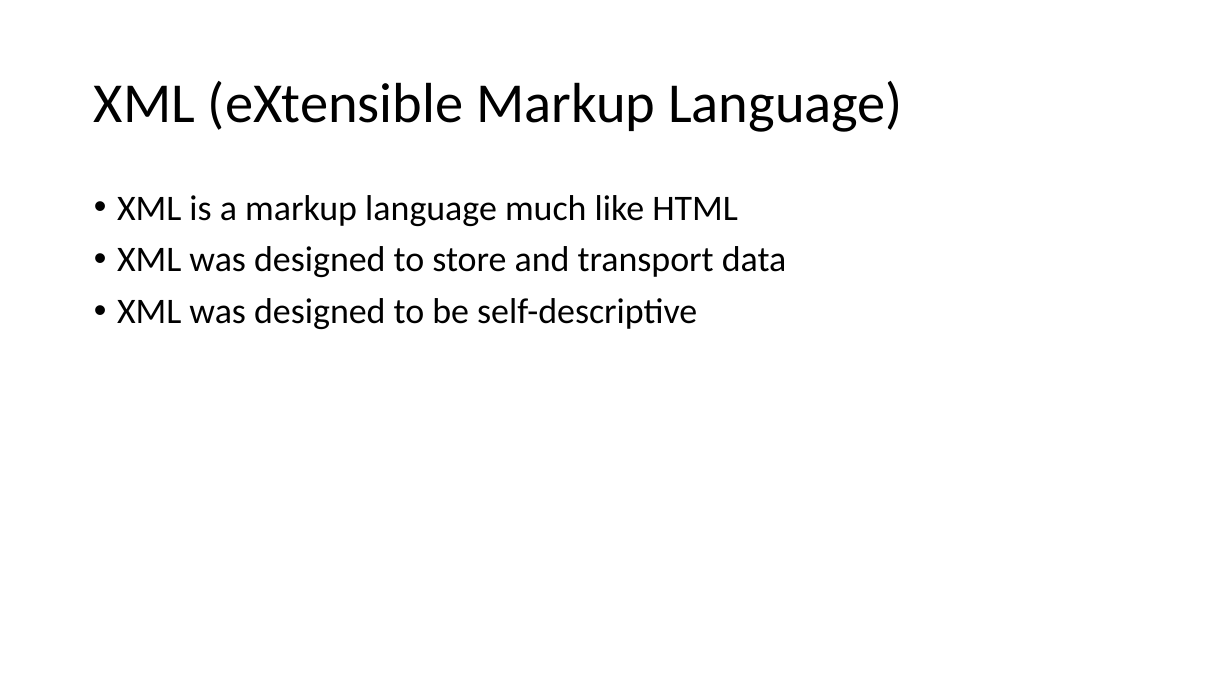
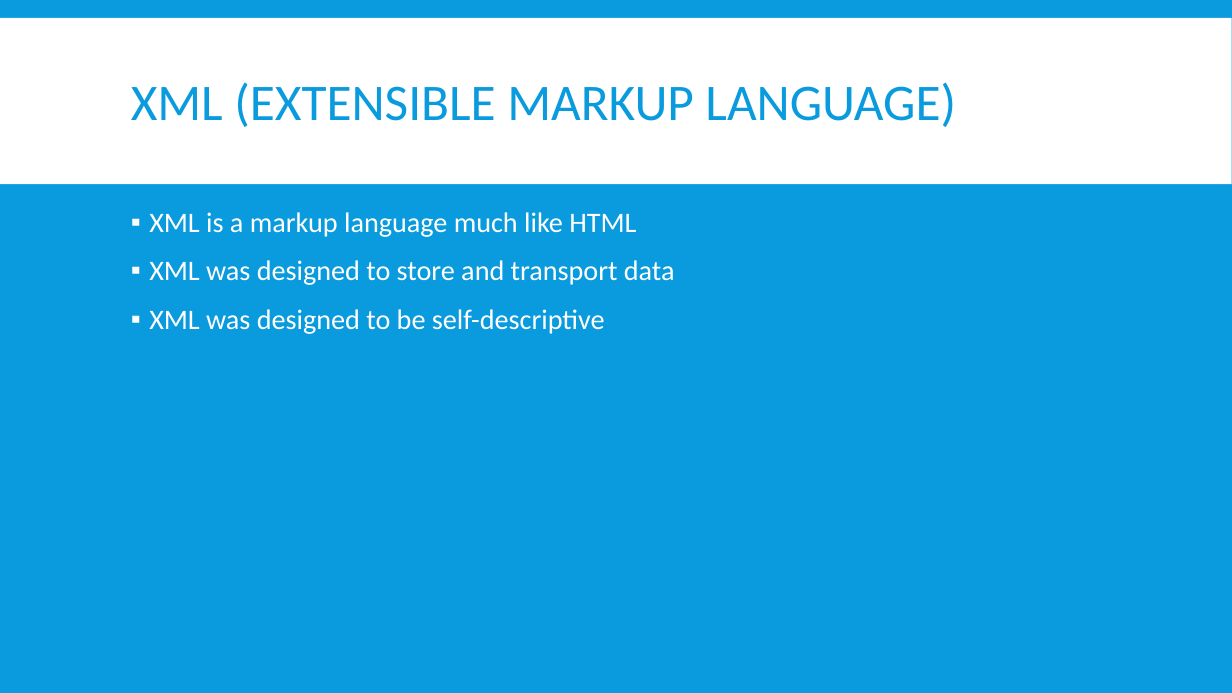
Before and after one commit to Prasundas99/Web-Development-Traning, a slide deck: slide 5 of 09.AJAX/JSON vs XML.pptx. Drawn at 1232x693 pixels with LibreOffice and Linux fonts; fonts in the diff are those of the drawing. Boxes give left, top, right and bottom in pixels: in the first picture for what was removed or moved away, otherwise in the second. Text is boxed around its words. In the diff, an @@ line names an element or a change of style, - is before the commit and + after.

```diff
--- a/09.AJAX/JSON vs XML.pptx
+++ b/09.AJAX/JSON vs XML.pptx
@@ background #FFFFFF to #099BDD @@
@@ rectangle added at (0, 18, 1232, 184), fill #FFFFFF @@
@@ title at (131, 82, 956, 127): text changed; size 44 to 40 pt; text colour #000000 to #099BDD @@
-XML (eXtensible Markup Language)
+XML (EXTENSIBLE MARKUP LANGUAGE)
@@ text "XML is a markup language ...": place and size @@
-text "XML is a markup language ..." at (117, 195, 787, 329)
+text "XML is a markup language ..." at (149, 212, 675, 334)
@@ text "XML is a markup language ..." at (149, 212, 675, 334): size 28 to 22 pt, text colour #000000 to #FFFFFF; bullet • to ▪; more space between paragraphs @@
```
Also in this commit, not shown: 8 other slides changed, 10 other files.
